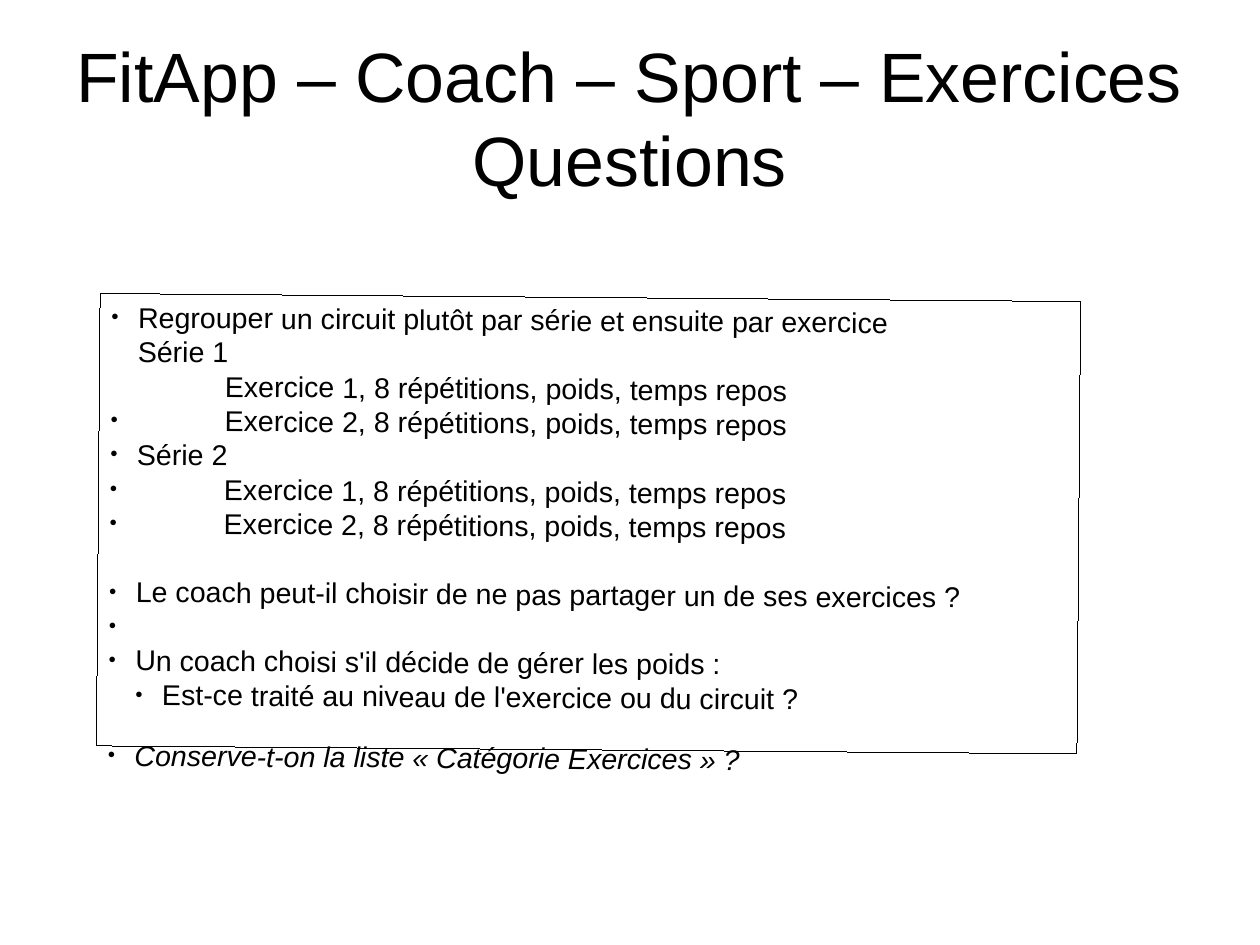
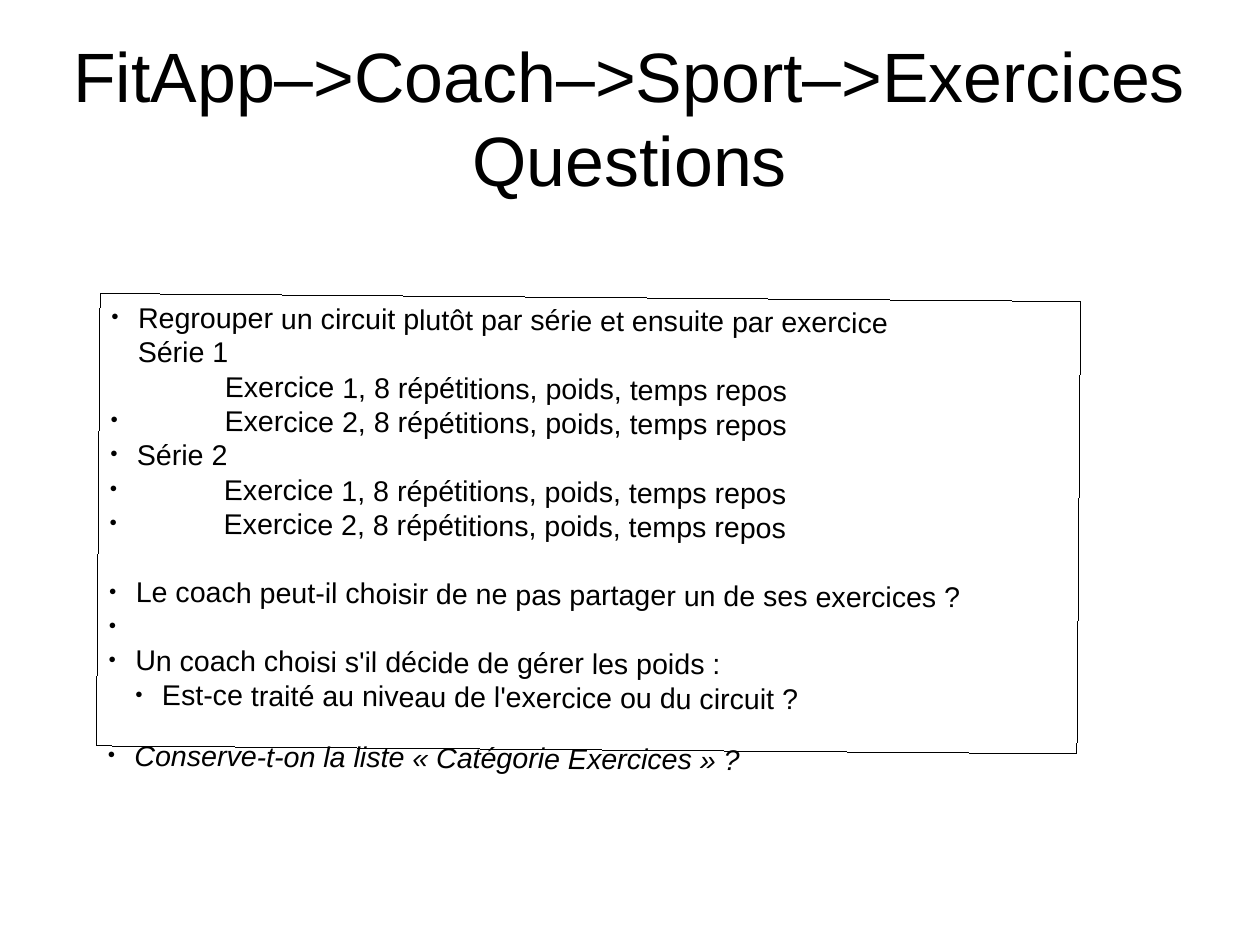
Before and after one commit to NicolasGavard/WebVysionSportV2, a slide deck: slide 7 of Documentations/FitApp.odp. Drawn at 1260x945 pixels with LibreOffice and Linux fonts; fonts in the diff are those of the drawing. Boxes give left, top, right and bottom in pixels: in the first picture for what was removed or moved away, otherwise in the second. Text is boxed around its words. In the diff, an @@ line names an element or a change of style, - is before the commit and + after.

```diff
--- a/Documentations/FitApp.odp
+++ b/Documentations/FitApp.odp
@@ title at [73,51,1185,199]: text changed @@
-FitApp – Coach – Sport – Exercices
-Questions
+FitApp–>Coach–>Sport–>Exercices
+Questions
```
Also in this commit, not shown: 19 other slides changed, 1 slide added, 1 slide removed.
